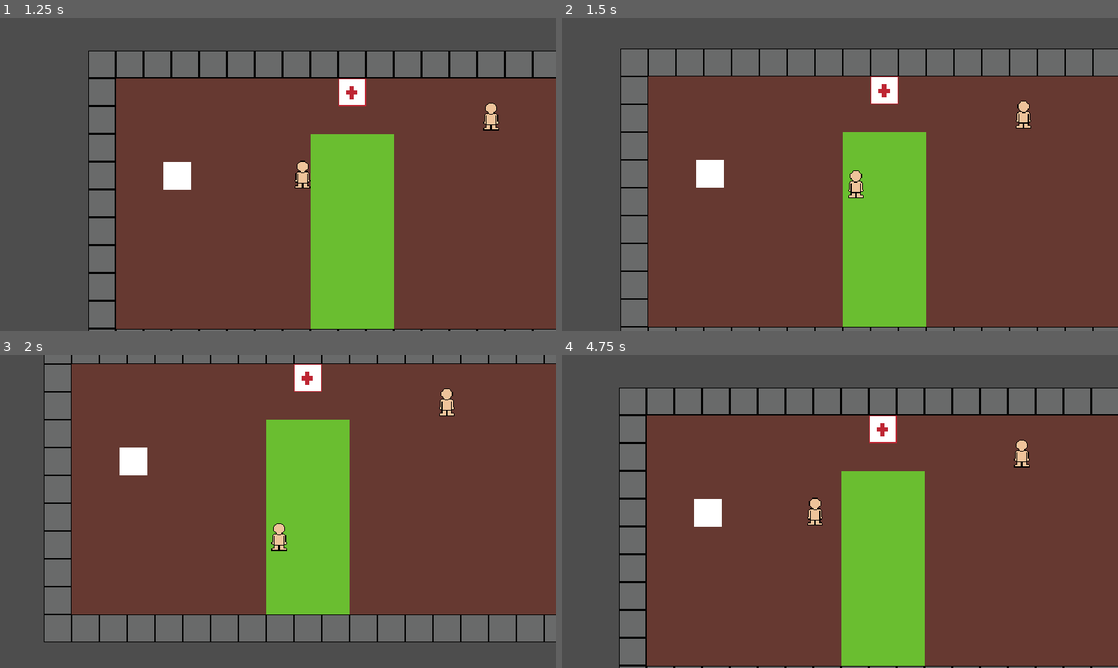
Above: before the commit, frames 1-4 (two rows, left to right).
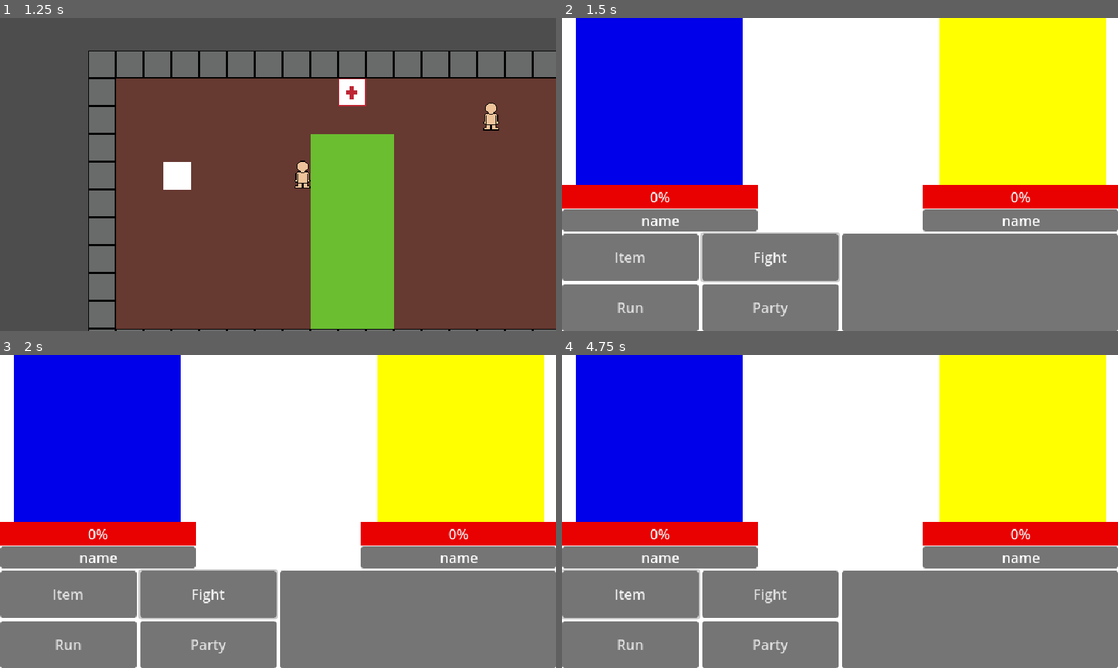
Above: after the commit, the same moments.

Repository: jevonsp/monstertamer_v0.1
Game: Godot game, scene res://main_scenes/game.tscn
Two runs of this game, one before a commit and one after it. Both use one fixed random seed, a clock stepped at 60 frames per second and the inputs below.
Inputs:
- Up to frame 1 (1.25 s): tap Enter at 0.5 s; hold D (right) from 0.53 s (still down)
- Up to frame 2 (1.5 s): release D (right) at 1.28 s; hold S (down) from 1.28 s (still down)
- Up to frame 3 (2 s): keep holding S (down)
- Up to frame 4 (4.75 s): release S (down) at 2.03 s; hold D (right) 2.03-2.78 s; hold W (up) 2.78-3.53 s; hold A (left) from 3.53 s (still down); tap Escape (no) at 4.15 s

Frame 1 is identical in both runs. In frame 2, 97% of the frame differs, in the area x 0-100%, y 0-100%; in frame 3, 92%; in frame 4, 98%.

Commit message:
save/load/battlestart/capture
just need to build the actual numbers being passed into the fight scene but all the info is there and battles start, pass their data to the enemy party, instantiate them and are able to be taken in that instance for and turn into another resource for player monsters (as opposed to immutable dex entries) and then save and load them as an array. insane progress

Diff:
--- a/main_scenes/battle/battle_scene.gd
+++ b/main_scenes/battle/battle_scene.gd
@@ -1,4 +1,5 @@
 extends Node2D
+
 signal battle_ended
 
 # later use signal from encounter zone to flip these, clean them up at the end
@@ -16,8 +17,8 @@
 	for node in get_tree().get_nodes_in_group("target"):
 		node.disabled
 
-func _on_enemy_party_enemy_party_ready() -> void:
-	pass # Replace with function body.
+func _on_enemy_party_ready() -> void:
+	setup_battle()
 
 func setup_battle():
 	%Options/Fight.grab_focus()
@@ -44,7 +45,7 @@
 	%Targets/Target3.grab_focus()
 
 func show_ui():
-	camera.enabled = true
+	camera.make_current()
 	self.visible = true
 	%Moves1.visible = false
 	%Moves2.visible = false
--- a/main_scenes/battle/battle_scene.tscn
+++ b/main_scenes/battle/battle_scene.tscn
@@ -16,8 +16,16 @@
 bg_color = Color(0, 0, 0, 0.917647)
 
 [node name="BattleScene" type="Node2D" node_paths=PackedStringArray("camera")]
+z_index = 3
 script = ExtResource("1_idkgt")
 camera = NodePath("Camera2D")
+
+[node name="ColorRect" type="ColorRect" parent="."]
+z_index = -1
+offset_left = -345.0
+offset_top = -201.0
+offset_right = 336.0
+offset_bottom = 194.0
 
 [node name="BattleManager" type="Control" parent="." node_paths=PackedStringArray("battle_scene", "ai_manager", "move_1", "move_5", "fight")]
 layout_mode = 3
--- a/main_scenes/game.tscn
+++ b/main_scenes/game.tscn
@@ -33,20 +33,21 @@
 z_index = 1
 position = Vector2(143, 143)
 
+[node name="BattleScene" parent="." node_paths=PackedStringArray("enemy_party") instance=ExtResource("1_lbhrr")]
+visible = false
+position = Vector2(319, 179)
+enemy_party = NodePath("../EnemyParty")
+
 [node name="EnemyParty" parent="." instance=ExtResource("7_0tnpc")]
 unique_name_in_owner = true
 
 [node name="Party" parent="." instance=ExtResource("4_im5ls")]
 script = ExtResource("6_m3jfi")
 
-[node name="StorageManager" parent="." instance=ExtResource("7_7j0c4")]
+[node name="StorageManager" parent="." node_paths=PackedStringArray("player") instance=ExtResource("7_7j0c4")]
+player = NodePath("../Player")
 
-[node name="Level0" parent="." instance=ExtResource("5_p57ef")]
-
-[node name="BattleScene" parent="." node_paths=PackedStringArray("enemy_party") instance=ExtResource("1_lbhrr")]
-visible = false
-position = Vector2(319, 179)
-enemy_party = NodePath("../EnemyParty")
+[node name="Level0" parent="." groups=["level"] instance=ExtResource("5_p57ef")]
 
 [node name="EncounterZone" parent="." node_paths=PackedStringArray("enemy_party") instance=ExtResource("3_p57ef")]
 position = Vector2(300, 109)
@@ -86,3 +87,5 @@
 [connection signal="moved_to_tile" from="Player" to="EncounterZone" method="_on_player_moved_to_tile"]
 [connection signal="moved_to_tile" from="Player" to="TrainerComponent" method="_on_player_moved_to_tile"]
 [connection signal="battle_ended" from="BattleScene" to="EnemyParty" method="_on_battle_scene_battle_ended"]
+[connection signal="enemy_party_ready" from="EnemyParty" to="Player" method="_on_enemy_party_ready"]
+[connection signal="enemy_party_ready" from="EnemyParty" to="BattleScene" method="_on_enemy_party_ready"]
--- /dev/null
+++ b/main_scenes/player/camera_2d.gd
@@ -0,0 +1,4 @@
+extends Camera2D
+
+func _ready() -> void:
+	add_to_group("player_cameras")
--- a/main_scenes/player/player.gd
+++ b/main_scenes/player/player.gd
@@ -11,6 +11,7 @@
 
 func _ready() -> void:
 	add_to_group("player")
+	add_to_group("player_elements")
 
 func _physics_process(delta: float) -> void:
 	if state != State.IDLE:
@@ -45,3 +46,6 @@
 	await tween.finished
 	state = State.IDLE
 	moved_to_tile.emit(global_position)
+
+func _on_enemy_party_ready() -> void:
+	process_mode = PROCESS_MODE_DISABLED
--- a/main_scenes/player/player.tscn
+++ b/main_scenes/player/player.tscn
@@ -1,7 +1,8 @@
-[gd_scene load_steps=4 format=3 uid="uid://bmfphnhglhc3"]
+[gd_scene load_steps=5 format=3 uid="uid://bmfphnhglhc3"]
 
 [ext_resource type="Script" uid="uid://d3vdly7f2bt4p" path="res://main_scenes/player/player.gd" id="1_8afob"]
 [ext_resource type="Texture2D" uid="uid://dxwdwfkurowml" path="res://assets/player.png" id="2_dovo2"]
+[ext_resource type="Script" uid="uid://dadxpmyy76xxx" path="res://main_scenes/player/camera_2d.gd" id="3_k78ss"]
 
 [sub_resource type="RectangleShape2D" id="RectangleShape2D_u8vuu"]
 
@@ -15,4 +16,6 @@
 texture = ExtResource("2_dovo2")
 
 [node name="Camera2D" type="Camera2D" parent="."]
+process_mode = 1
 position_smoothing_enabled = true
+script = ExtResource("3_k78ss")
--- a/main_scenes/storage_manager/storage_manager.gd
+++ b/main_scenes/storage_manager/storage_manager.gd
@@ -1,5 +1,6 @@
 extends Node
 
+@export var player : CharacterBody2D
 @export var test_monster_data : MonsterData
 @export var test_monster_instance : MonsterInstance
 
@@ -16,7 +17,25 @@
 		player_party.append(caught)
 
 func save_game():
-	pass
+	var saved_game:SavedGame = SavedGame.new()
+
+	saved_game.player_position = player.global_position
+	saved_game.caught_monsters = caught_monsters
+	saved_game.player_party = player_party
+
+	ResourceSaver.save(saved_game, "user://savegame.tres")
 
 func load_game():
-	pass
+	var saved_game : SavedGame = load("user://savegame.tres") as SavedGame
+
+	player.global_position = saved_game.player_position
+	caught_monsters = saved_game.caught_monsters
+	player_party = saved_game.player_party
+	print(player_party)
+
+func _on_save_test_pressed() -> void:
+	save_game()
+
+
+func _on_load_test_pressed() -> void:
+	load_game()
--- a/main_scenes/wild_party/enemy_party.gd
+++ b/main_scenes/wild_party/enemy_party.gd
@@ -1,4 +1,6 @@
 extends Node
+
+signal enemy_party_ready
 
 var monster_data_array : Array[MonsterData] = []
 @export var test_scene : Node
@@ -14,6 +16,7 @@
 	monster.create_monster()
 	add_child(monster)
 	monster.debug_print()
+	enemy_party_ready.emit()
 
 func _on_player_monster_needed(node: MonsterInstance):
 	pass
--- a/resource_and_global/saved_game.gd
+++ b/resource_and_global/saved_game.gd
@@ -1 +1,6 @@
 class_name SavedGame extends Resource
+
+@export var player_position:Vector2
+@export_subgroup("Monsters")
+@export var caught_monsters : Array[PlayerMonster] = []
+@export var player_party : Array[PlayerMonster] = []
Not shown, added: main_scenes/player/camera_2d.gd.uid
